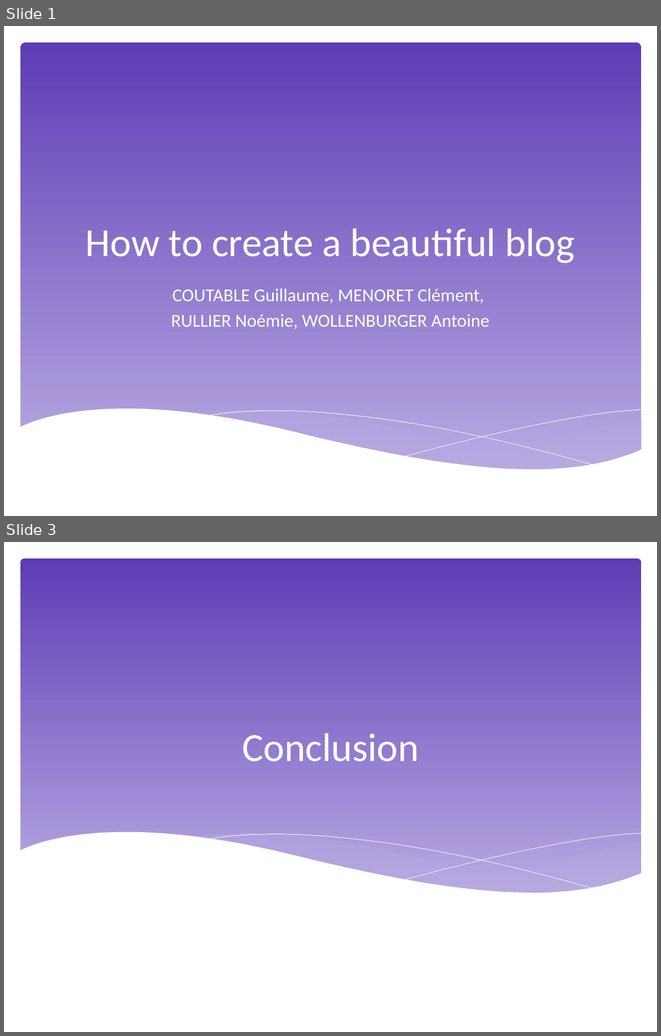
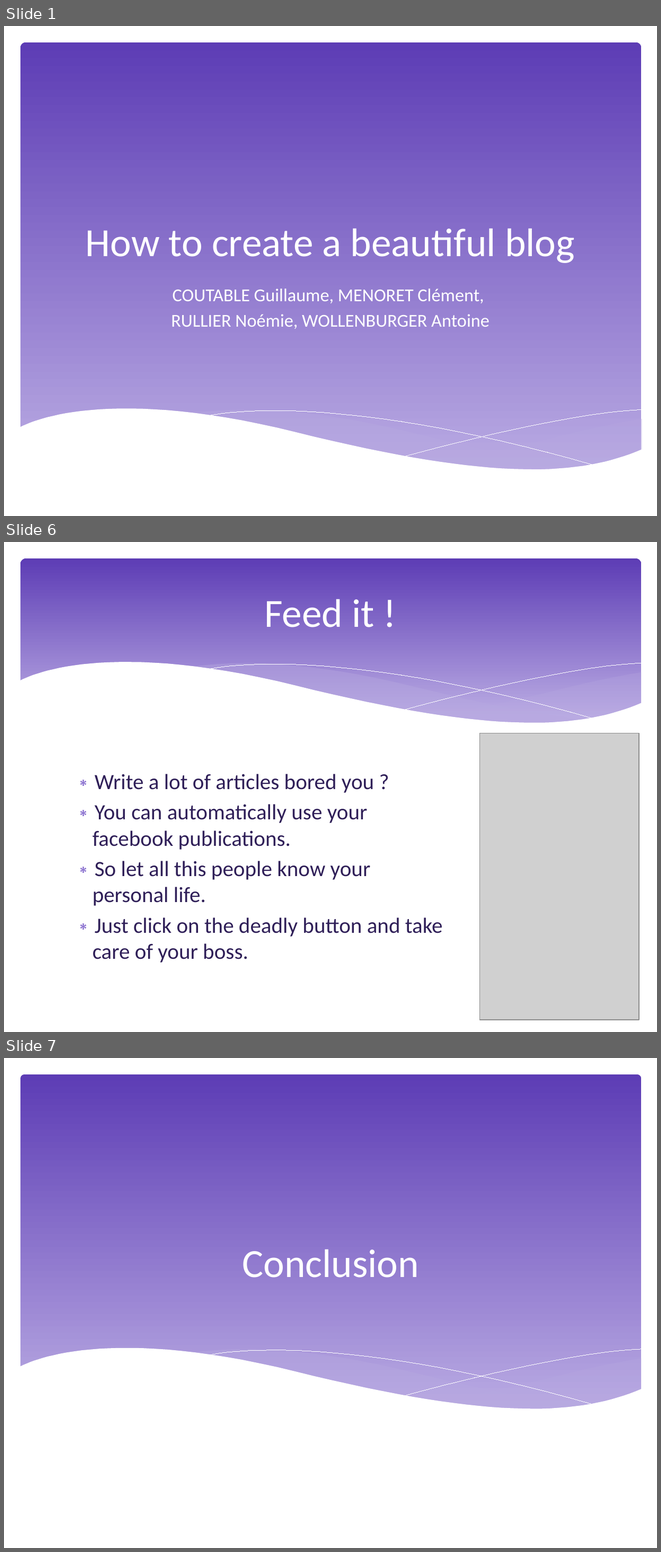
Before and after one commit to NoemieRullier/EnglishProjectBlog, a slide deck: Presentation.pptx. Shown one above the other, each under a label of ours: slides 1 and 3 before the commit, slides 1, 6 and 7 after it; the slides between them are not shown. The pictures are 661x1036 and 661x1552 pixels, drawn with LibreOffice and Linux fonts; fonts in the diff are those of the drawing; grey boxes stand for pictures. Boxes give left, top, right and bottom in pixels: in the first picture for what was removed or moved away, otherwise in the second. Text is boxed around its words. In the diff, an @@ line names an element or a change of style, - is before the commit and + after.

```diff
--- a/Presentation.pptx
+++ b/Presentation.pptx
@@ slide 6 added at bbox=[4, 542, 657, 1032], background #FFFFFF @@
@@ rounded rectangle added at bbox=[20, 558, 641, 734], fill gradient #5D3DB5 to #BAABE3 @@
@@ title added at bbox=[264, 599, 374, 627], 44 pt, text #FFFFFF @@
+Feed it !
@@ group added at bbox=[19, 662, 642, 757]: 5 freeform shapes @@
@@ picture added at bbox=[479, 733, 639, 1020] @@
@@ text added at bbox=[93, 774, 443, 962], 24 pt, text #2F1F58 @@
+∗ Write a lot of articles bored you ?
+∗ You can automatically use your facebook publications.
+∗ So let all this people know your personal life.
+∗ Just click on the deadly button and take care of your boss.
@@ what was slide 3 is now slide 7 @@
```
Also in this commit, not shown: 1 slide changed, 3 other slides added, 2 other files.
